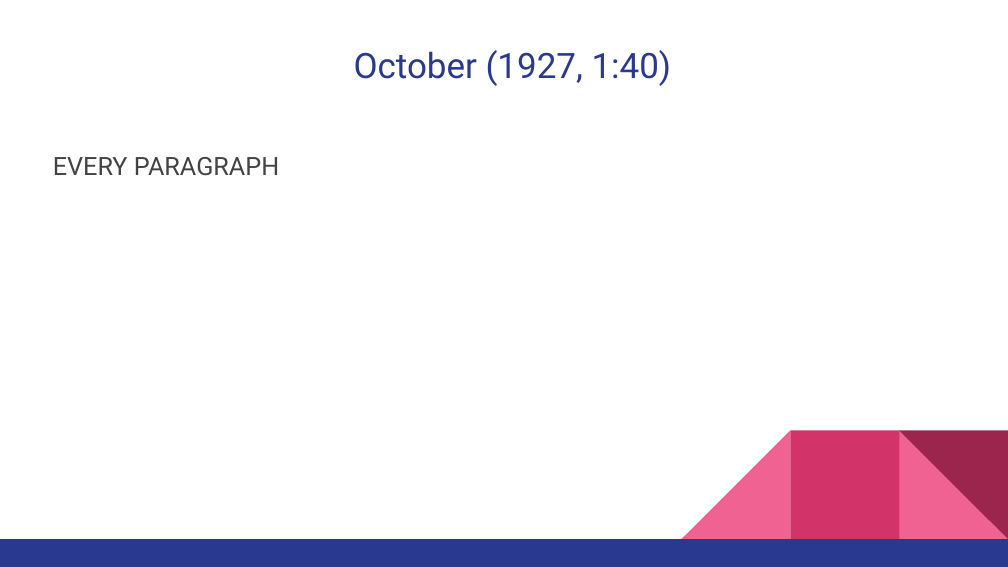
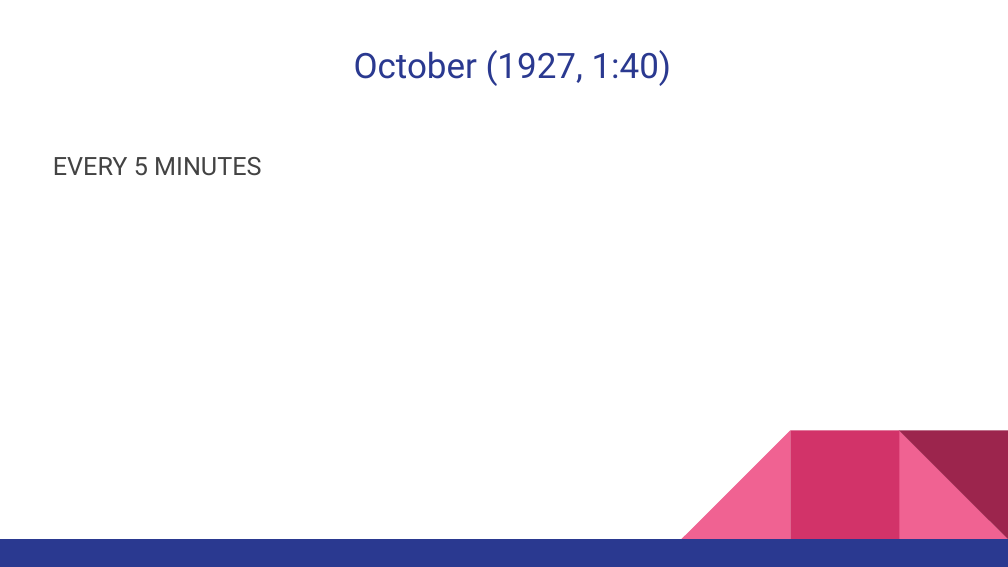
Before and after one commit to MichaelOdumosu57/Spring_2017, a slide deck: slide 39 of Spring 2017 Semester/Music or Arts/ARUS HW/9 ARUS HW/ARUS 280 HW#9 notes.pptx (slide 25 before the commit). Drawn at 1008x567 pixels with LibreOffice and Linux fonts; fonts in the diff are those of the drawing. Boxes give left, top, right and bottom in pixels: in the first picture for what was removed or moved away, otherwise in the second. Text is boxed around its words. In the diff, an @@ line names an element or a change of style, - is before the commit and + after.

```diff
--- a/Spring 2017 Semester/Music or Arts/ARUS HW/9 ARUS HW/ARUS 280 HW#9 notes.pptx
+++ b/Spring 2017 Semester/Music or Arts/ARUS HW/9 ARUS HW/ARUS 280 HW#9 notes.pptx
@@ text at (x1=53, y1=157, x2=261, y2=176): text changed @@
-EVERY PARAGRAPH
+EVERY 5 MINUTES
```
Also in this commit, not shown: 34 slides added, 2 slides removed, 4 other files.
